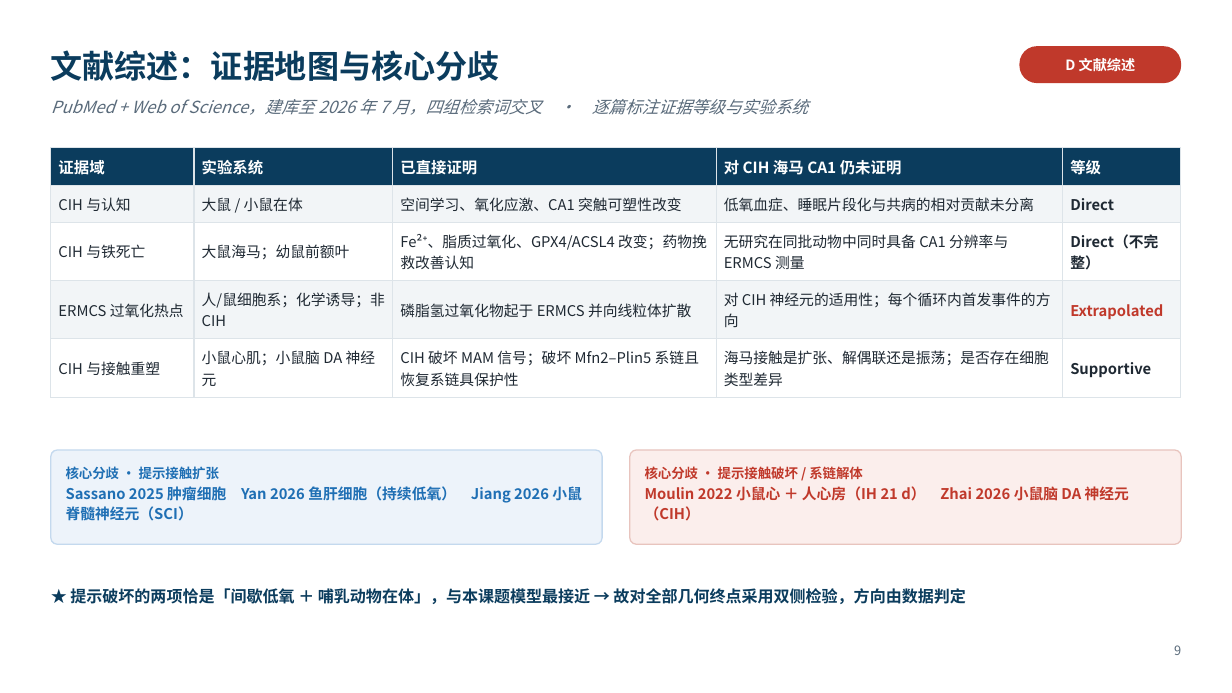
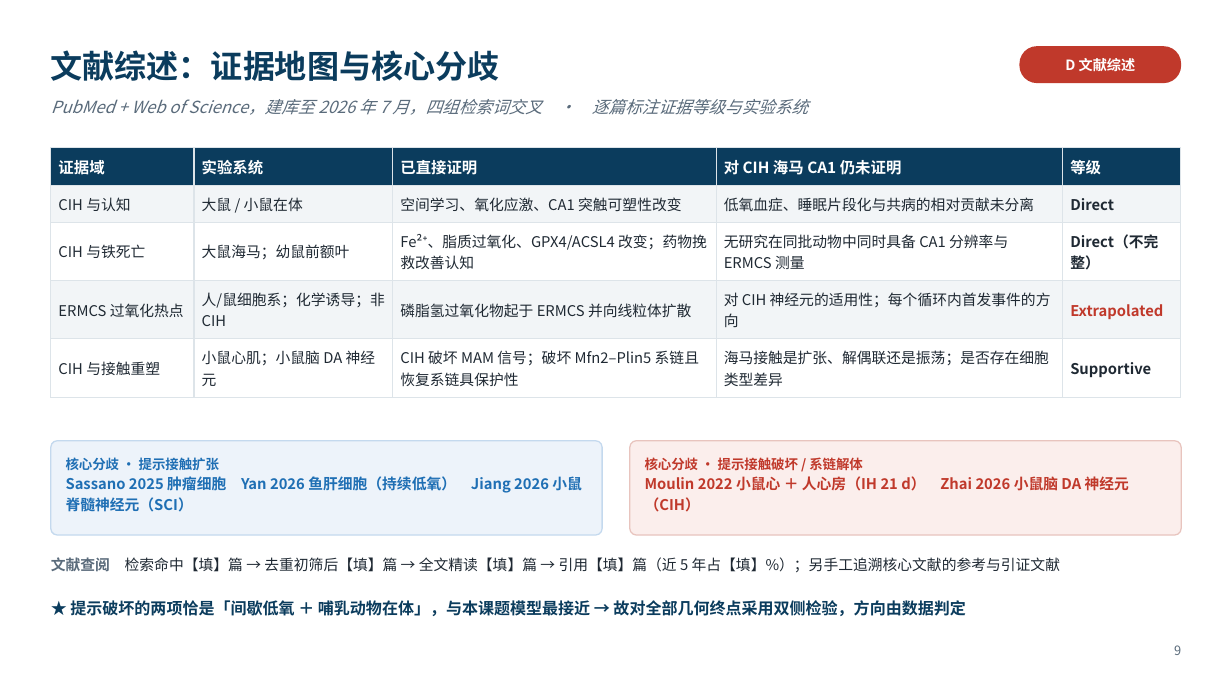
Before and after one commit to xoaiquynhanh17228kk-sketch/test, a slide deck: slide 9 of 开题报告_6分钟版.pptx. Drawn at 1232x693 pixels with LibreOffice and Linux fonts; fonts in the diff are those of the drawing. Boxes give left, top, right and bottom in pixels: in the first picture for what was removed or moved away, otherwise in the second. Text is boxed around its words. In the diff, an @@ line names an element or a change of style, - is before the commit and + after.

```diff
--- a/开题报告_6分钟版.pptx
+++ b/开题报告_6分钟版.pptx
@@ 2 texts, 2 rounded rectangles: place and size @@
-2 texts, 2 rounded rectangles at bbox=[51, 450, 1182, 544]
+2 texts, 2 rounded rectangles at bbox=[51, 441, 1182, 535]
@@ text at bbox=[51, 557, 1060, 572]: paragraph added @@
+文献查阅 检索命中【填】篇 → 去重初筛后【填】篇 → 全文精读【填】篇 → 引用【填】篇（近 5 年占【填】%）；另手工追溯核心文献的参考与引证文献
@@ text "文献查阅 检索命中【填】篇 → 去重初筛后【填】篇 → ...": place and size @@
-text "文献查阅 检索命中【填】篇 → 去重初筛后【填】篇 → ..." at bbox=[70, 588, 965, 604]
+text "文献查阅 检索命中【填】篇 → 去重初筛后【填】篇 → ..." at bbox=[51, 557, 1060, 616]
@@ text at bbox=[70, 600, 965, 616]: line spacing 1 to 17pt @@
```
Also in this commit, not shown: 12 other slides changed, 8 other files.
